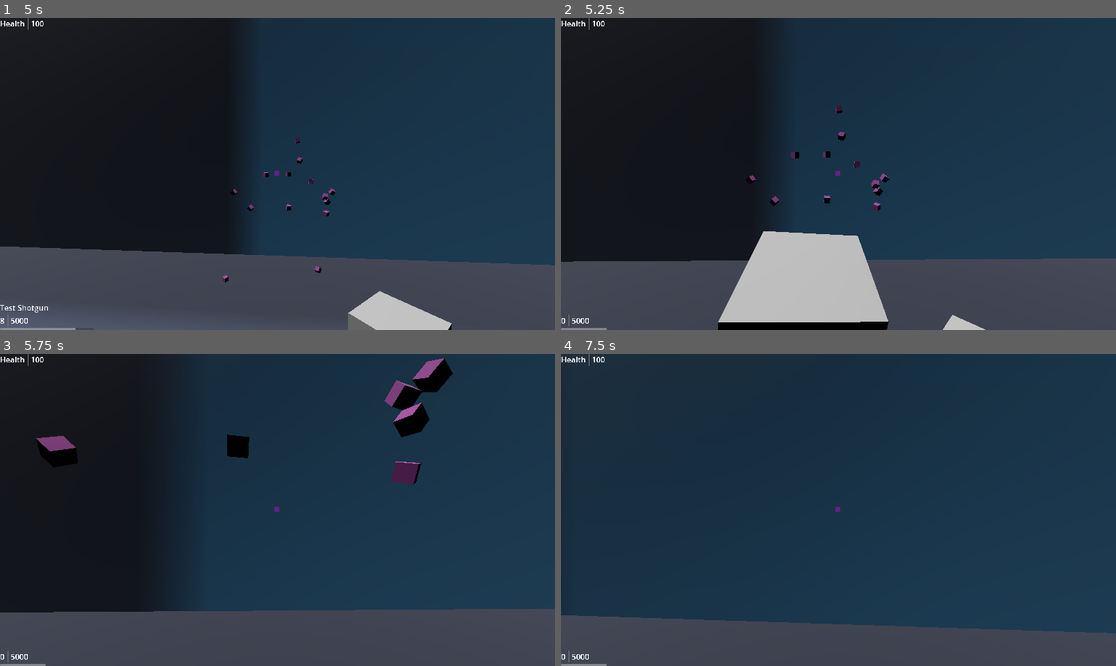
Above: before the commit, frames 1-4 (two rows, left to right).
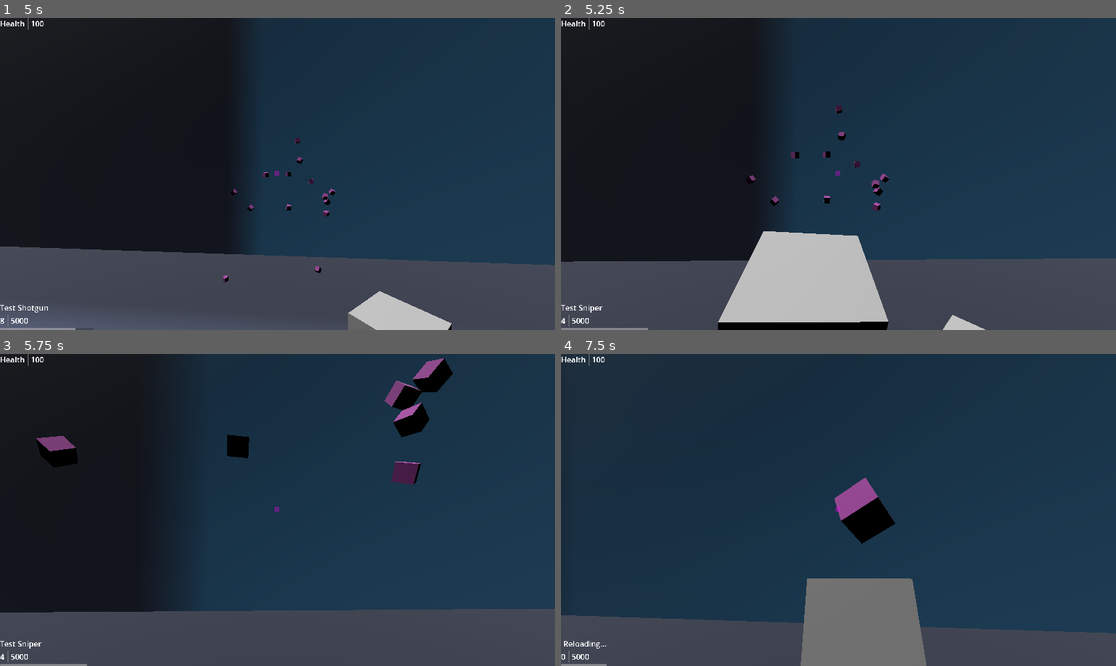
Above: after the commit, the same moments.

Repository: mabanana/FPS-Project-A
Game: Godot game, scene res://test_scene.tscn
Same seed, same stepped clock (60 frames per second), same inputs: the game is played once before the commit and once after it. The engine's default icon, where the game draws it, is replaced by a stand-in: a white triangle on a blue panel in a dark square.
Inputs (mouse positions are in pixels of both pictures, inside the frame that each line leads up to):
- Up to frame 1 (5 s): tap Enter (ui_accept) at 0.5, 0.77, 1.52, 3.02, 3.77, 4.52 s; move the mouse to (305, 174) at 0.52 s; hold Q (drop_equip) 0.53-1.28 s; hold Up (ui_up) from 0.53 s (still down); move the mouse to (249, 174) at 1.27 s; tap E (interact) at 1.35 s; move the mouse to (288, 167) at 2.02 s; press the mouse at (288, 167) at 2.03 s; move the mouse to (271, 180) at 2.77 s; release the mouse at (271, 180) at 2.78 s; tap Q (drop_equip) at 2.85 s; move the mouse to (316, 177) at 3.52 s; hold E (interact) 3.53-4.28 s; tap R (reload) at 4.15 s; move the mouse to (233, 170) at 4.27 s; click (233, 170) at 4.35 s
- Up to frame 2 (5.25 s): keep holding Up (ui_up); move the mouse to (844, 174) at 5.02 s; hold Q (drop_equip) from 5.03 s (still down)
- Up to frame 3 (5.75 s): keep holding Up (ui_up); keep holding Q (drop_equip)
- Up to frame 4 (7.5 s): move the mouse to (816, 503) at 5.77 s; release Up (ui_up) at 5.78 s; release Q (drop_equip) at 5.78 s; hold Right (ui_right) 5.78-6.53 s; tap E (interact) at 5.85 s; tap Enter (ui_accept) at 6.02, 6.77 s; move the mouse to (866, 510) at 6.52 s; press the mouse at (866, 510) at 6.53 s; hold Up (ui_up) from 6.53 s (still down); move the mouse to (810, 510) at 7.27 s; release the mouse at (810, 510) at 7.28 s; tap Q (drop_equip) at 7.35 s

Frame 1 is identical in both runs. In frame 2, 0.1% of the frame differs, in the area x 0-16%, y 91-100%; in frame 3, 0.1%; in frame 4, 7.2%, in the area x 0-66%, y 39-100%.

Commit message:
Add zoom to gun metadata

Diff:
--- a/models/gun.gd
+++ b/models/gun.gd
@@ -3,7 +3,8 @@
 enum GunType {
 	TEST_GUN_A,
 	TEST_GUN_B,
-	TEST_GUN_C
+	TEST_GUN_C,
+	TEST_GUN_D
 }
 
 var id: int
--- a/models/gun_metadata.gd
+++ b/models/gun_metadata.gd
@@ -3,31 +3,35 @@
 var name: String
 var damage_floor: int
 var damage_ceiling: int
-var fire_rate: int
-var reload_time: int
+var fire_rate: float
+var reload_time: float
 var accuracy: int
 var mag_size: int
 var mass: int
 var pellet_count: int
 var ammo_per_shot: int
+var zoom: float
 
 # NOTE: Store these as immutable singletons to improve performance
 # When adding a new gun, update GunMetadataModel.from() and GunModel.GunType
-static var TEST_GUN_A := GunMetadataModel.new("Test SMG", 3, 50, 12, 1, 75, 100, 3, 1, 1)
-static var TEST_GUN_B := GunMetadataModel.new("Test 2-Shot Pistol", 70, 200, 2, 5, 90, 12, 2, 2, 2)
-static var TEST_GUN_C := GunMetadataModel.new("Test Shotgun", 3, 10, 1, 2, 60, 10, 5, 10, 2)
+static var TEST_GUN_A := GunMetadataModel.new("Test SMG", 3, 50, 12, 1, 75, 100, 3, 1, 1, 1.5)
+static var TEST_GUN_B := GunMetadataModel.new("Test 2-Shot Pistol", 70, 200, 2, 5, 90, 12, 2, 2, 2, 1.2)
+static var TEST_GUN_C := GunMetadataModel.new("Test Shotgun", 3, 10, 1, 2, 60, 10, 5, 10, 2, 1.2)
+static var TEST_GUN_D := GunMetadataModel.new("Test Sniper", 150, 200, 1.5, 3, 95, 4, 5, 1, 2, 1.2)
+
 
 func _init(
 	name: String,
 	damage_floor: int,
 	damage_ceiling: int,
-	fire_rate: int,
-	reload_time: int,
+	fire_rate: float,
+	reload_time: float,
 	accuracy: int,
 	mag_size: int,
 	mass: int,
 	pellet_count: int,
-	ammo_per_shot: int
+	ammo_per_shot: int,
+	zoom: int
 ) -> void:
 	self.name = name
 	self.damage_floor = damage_floor
@@ -39,6 +43,7 @@
 	self.mass = mass
 	self.pellet_count = pellet_count
 	self.ammo_per_shot = ammo_per_shot if ammo_per_shot else pellet_count
+	self.zoom = zoom
 
 static func from(gun_type: GunModel.GunType) -> GunMetadataModel:
 	match gun_type:
@@ -48,6 +53,8 @@
 			return TEST_GUN_B
 		GunModel.GunType.TEST_GUN_C:
 			return TEST_GUN_C
+		GunModel.GunType.TEST_GUN_D:
+			return TEST_GUN_D
 		_:
 			assert(false, "Unknown GunType")
 			return null
--- a/test_scene.gd
+++ b/test_scene.gd
@@ -30,6 +30,7 @@
 	core.inventory.guns.append(GunModel.new_with_full_ammo(1, GunModel.GunType.TEST_GUN_A))
 	core.inventory.guns.append(GunModel.new_with_full_ammo(1, GunModel.GunType.TEST_GUN_B))
 	core.inventory.guns.append(GunModel.new_with_full_ammo(1, GunModel.GunType.TEST_GUN_C))
+	core.inventory.guns.append(GunModel.new_with_full_ammo(1, GunModel.GunType.TEST_GUN_D))
 	# Initialize Map Model
 	for child in scene_entities.get_children():
 		child.id = core.services.generate_id()
